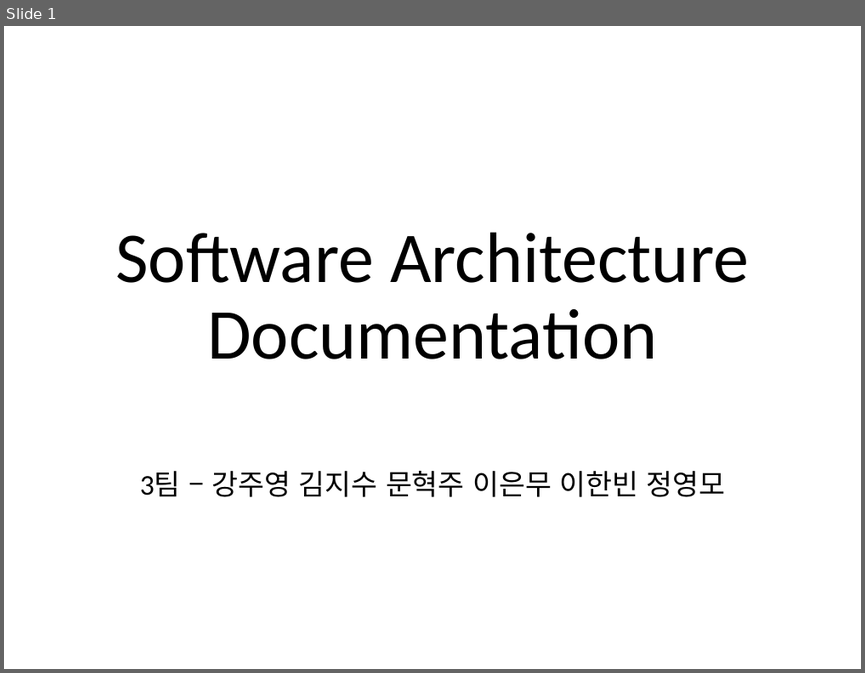
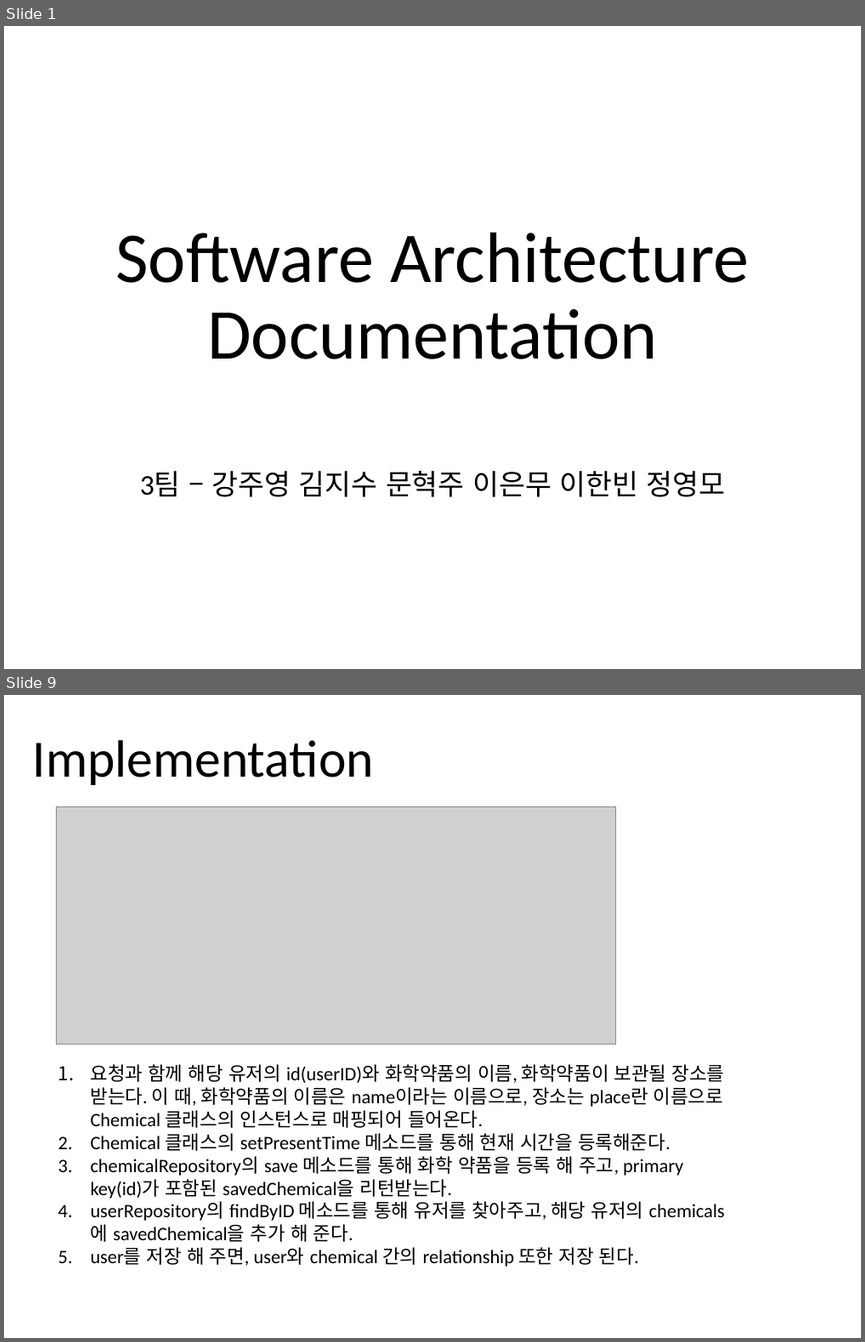
Before and after one commit to jisukim97/ChemicalManagementApplication, a slide deck: Document/2_Software Architect Documentation/Software Architecture Documentation 1.0.pptx. Shown one above the other, each under a label of ours: slide 1 before the commit, slides 1 and 9 after it; the slides between them are not shown. The pictures are 865x673 and 865x1342 pixels, drawn with LibreOffice and Linux fonts; fonts in the diff are those of the drawing; grey boxes stand for pictures. Boxes give left, top, right and bottom in pixels: in the first picture for what was removed or moved away, otherwise in the second. Text is boxed around its words. In the diff, an @@ line names an element or a change of style, - is before the commit and + after.

```diff
--- a/Document/2_Software Architect Documentation/Software Architecture Documentation 1.0.pptx
+++ b/Document/2_Software Architect Documentation/Software Architecture Documentation 1.0.pptx
@@ slide 9 added at [4,695,861,1338], background #FFFFFF @@
@@ title added at [33,740,374,785], 44 pt, text #000000 @@
+Implementation
@@ picture added at [56,807,617,1044] @@
@@ text added at [91,1064,725,1266], 16 pt, text #000000 @@
+1. 요청과 함께 해당 유저의 id(userID)와 화학약품의 이름, 화학약품이 보관될 장소를 받는다. 이 때, 화학약품의 이름은 name이라는 이름으로, 장소는 place란 이름으로 Chemical 클래스의 인스턴스로 매핑되어 들어온다.
+2. Chemical 클래스의 setPresentTime 메소드를 통해 현재 시간을 등록해준다.
+3. chemicalRepository의 save 메소드를 통해 화학 약품을 등록 해 주고, primary key(id)가 포함된 savedChemical을 리턴받는다.
+4. userRepository의 findByID 메소드를 통해 유저를 찾아주고, 해당 유저의 chemicals에 savedChemical을 추가 해 준다.
+5. user를 저장 해 주면, user와 chemical 간의 relationship 또한 저장 된다.
```
Also in this commit, not shown: 4 slides changed, 3 other slides added, 4 slides removed, 5 other files.
